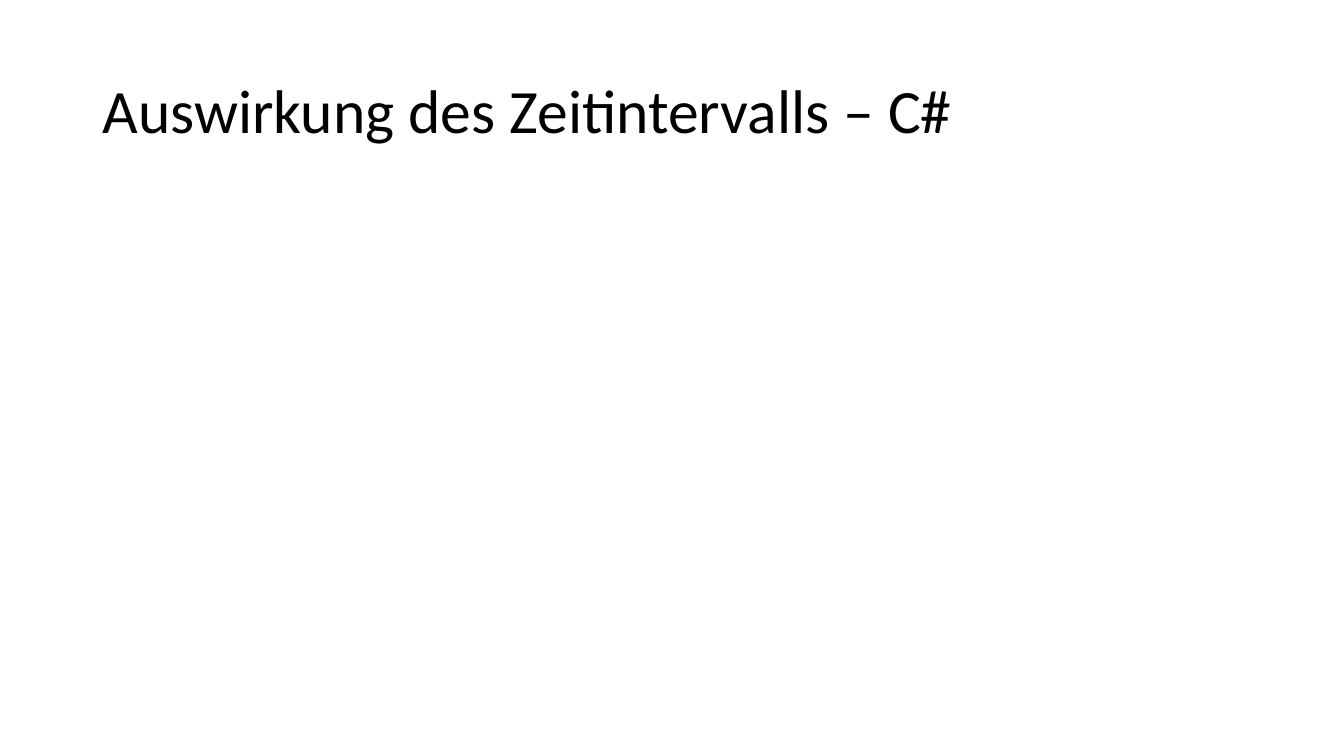
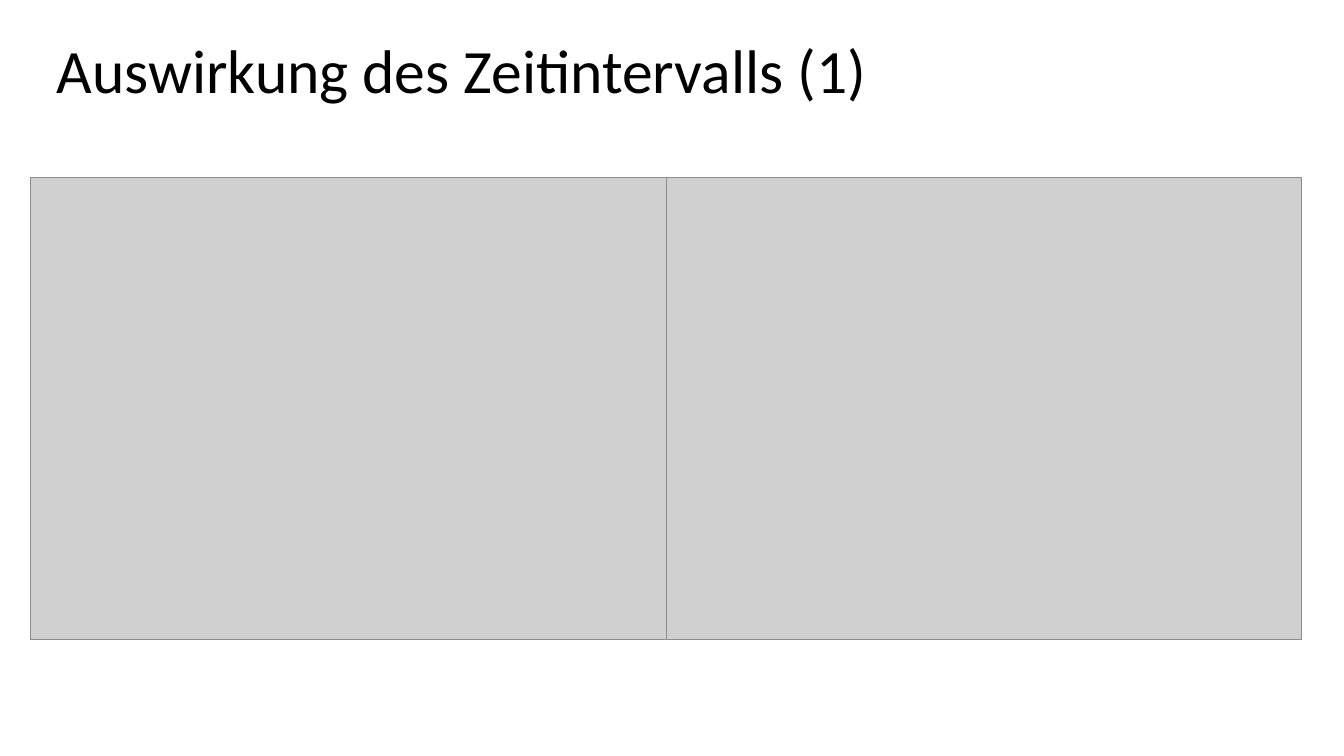
Before and after one commit to ZeraPain/MQTT-Benchmark, a slide deck: slide 7 of documents/MQTT-Benchmark.pptx (slide 9 before the commit). Drawn at 1344x756 pixels with LibreOffice and Linux fonts; fonts in the diff are those of the drawing; grey boxes stand for pictures; background and template pictures are left out. Boxes give left, top, right and bottom in pixels: in the first picture for what was removed or moved away, otherwise in the second. Text is boxed around its words. In the diff, an @@ line names an element or a change of style, - is before the commit and + after.

```diff
--- a/documents/MQTT-Benchmark.pptx
+++ b/documents/MQTT-Benchmark.pptx
@@ title at (57,48,867,104): text changed @@
-Auswirkung des Zeitintervalls – C#
+Auswirkung des Zeitintervalls (1)
@@ picture added at (30,177,666,639) @@
@@ picture added at (666,177,1303,639) @@
```
Also in this commit, not shown: 3 other slides changed, 2 slides added, 2 slides removed, 7 other files.
